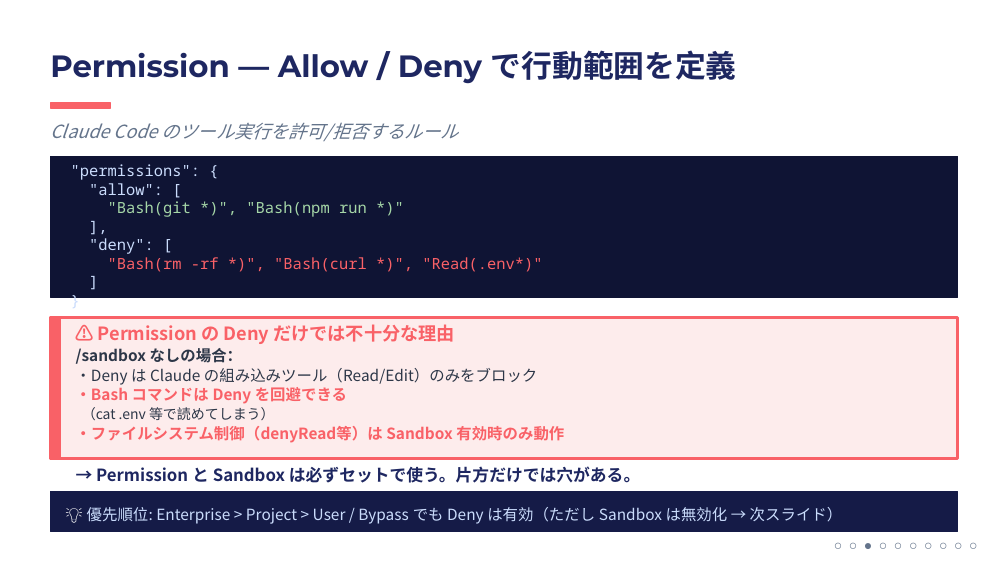
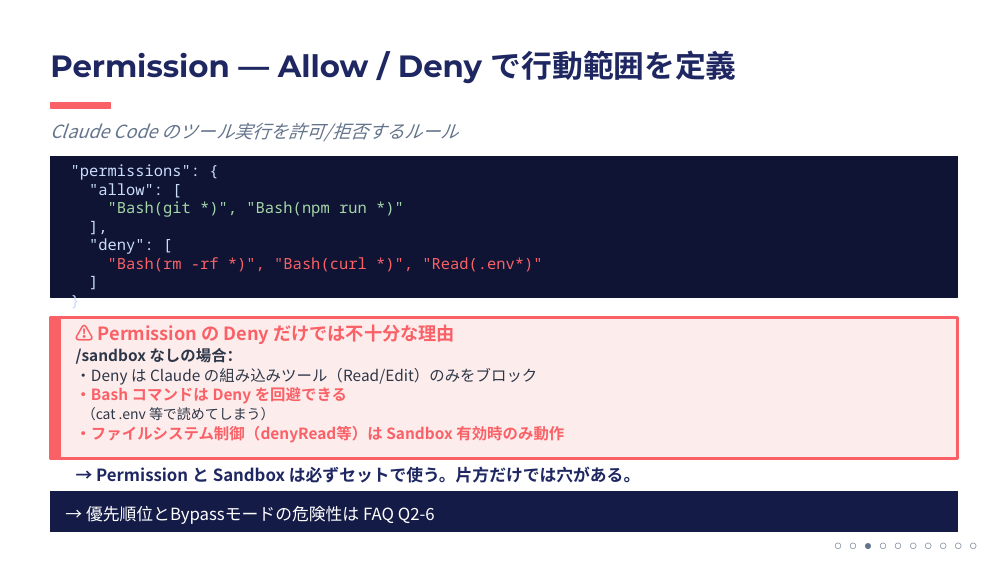
Before and after one commit to ktsuchida11/ClaudeWorkshop, a slide deck: slide 6 of session3/session3_full.pptx (slide 5 before the commit). Drawn at 1008x567 pixels with LibreOffice and Linux fonts; fonts in the diff are those of the drawing. Boxes give left, top, right and bottom in pixels: in the first picture for what was removed or moved away, otherwise in the second. Text is boxed around its words. In the diff, an @@ line names an element or a change of style, - is before the commit and + after.

```diff
--- a/session3/session3_full.pptx
+++ b/session3/session3_full.pptx
@@ text at bbox=[86, 506, 435, 524]: text changed; size 11 to 12 pt; text colour #CADCFC to #FFFFFF @@
-💡 優先順位: Enterprise > Project > User / Bypass でも Deny は有効（ただし Sandbox は無効化 → 次スライド）
+→ 優先順位とBypassモードの危険性は FAQ Q2-6
```
Also in this commit, not shown: 3 other slides changed, 1 slide added, 1 slide removed, 2 other files.
